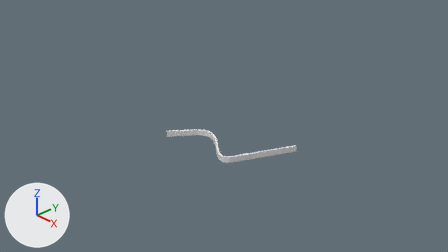
One commit to the Blender file Assets/Models/curvedwall.blend: the scene before it, then after it.
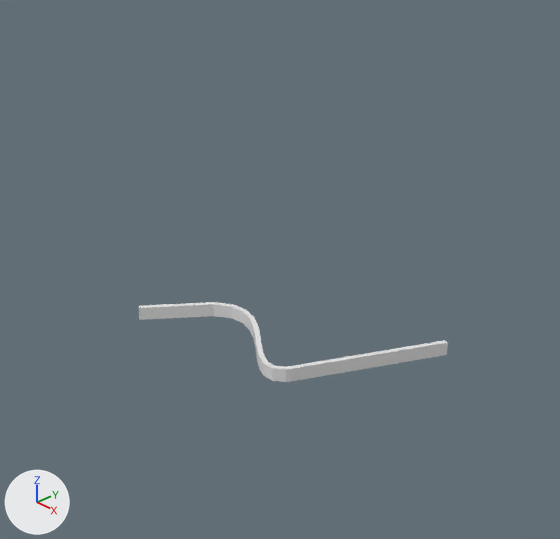
Each version appears first from the file's camera 'Camera', and next in a close-up on the part from 24% to 77% of the width and 1% to 91% of the height. Every picture has the same lights, and +X, +Y and +Z are marked at lower left.
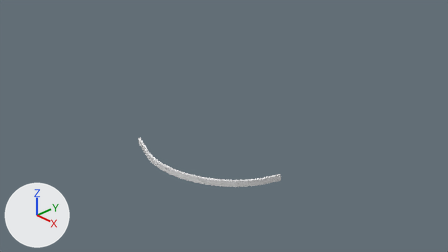
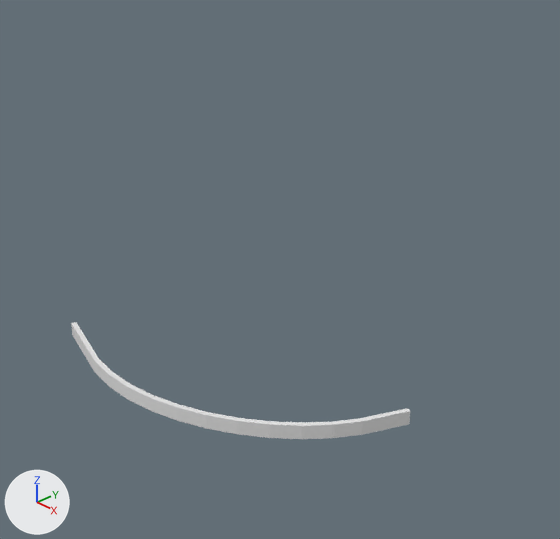
Boxes (x1, y1, x2, y2) around the edits, measured in the close-ups (560 x 539 px):
'Circle', reshaped (10% wider, 46% taller): before (139, 302, 448, 382); after (71, 322, 410, 439)

The change, as a list of edits to the scene's bpy script:
```text
Change cu_beziercurve:
    where _sp = cu_beziercurve.splines.new('BEZIER'); _sp.bezier_points.add(1)
    remove _sp.bezier_points.foreach_set('co', [-0.678, -0.0176, 0.0, 1.0, 0.0, 0.0])
    remove _sp.bezier_points.foreach_set('handle_left', [-1.151, -0.833, 0.0, 0.718, -0.92, 0.0])
    remove _sp.bezier_points.foreach_set('handle_right', [-0.057, 1.055, 0.0, 1.082, 0.268, 0.0])
    add _sp.bezier_points.foreach_set('co', [-0.678, -1.233, 0.0, 2.063, -0.0917, 0.0])
    add _sp.bezier_points.foreach_set('handle_left', [-1.151, -1.023, 0.0, 1.781, -1.012, 0.0])
    add _sp.bezier_points.foreach_set('handle_right', [0.454, -1.737, 0.0, 2.145, 0.176, 0.0])
```
